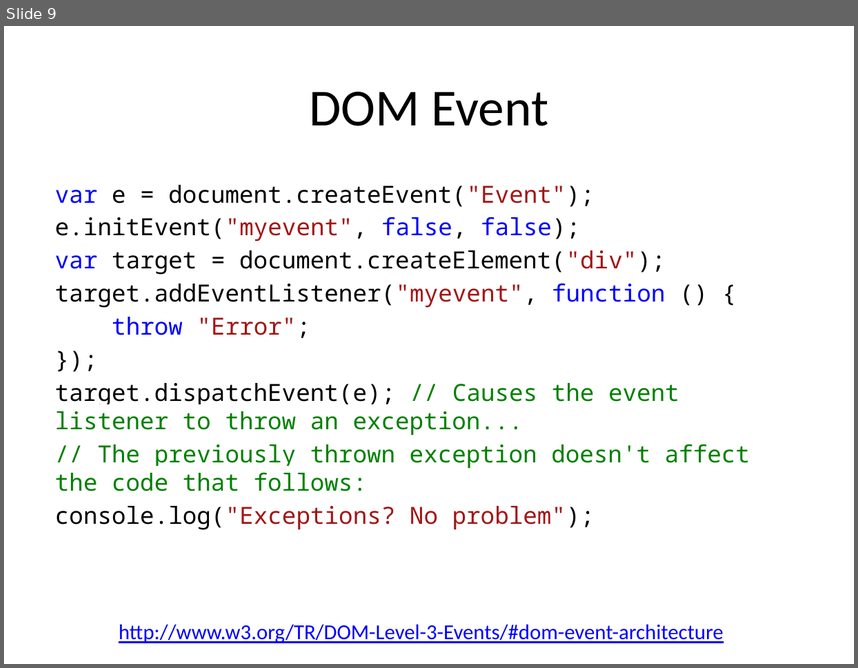
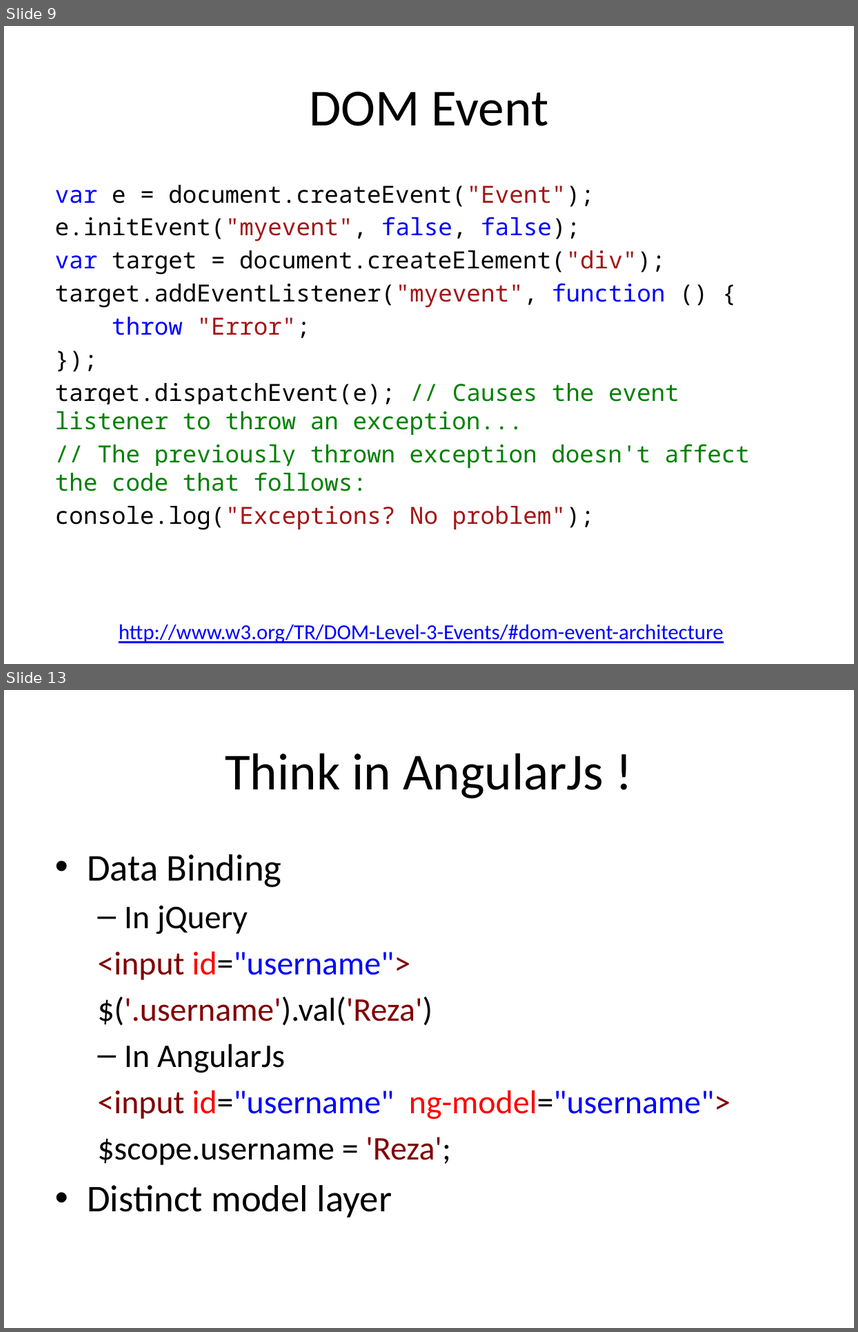
Before and after one commit to tasnim-reza/angularjs-class, a slide deck: class-2-Basic AngularJs/slides/basic angularjs.pptx. Shown one above the other, each under a label of ours: slide 9 before the commit, slides 9 and 13 after it; the slides between them are not shown. The pictures are 858x668 and 858x1332 pixels, drawn with LibreOffice and Linux fonts; fonts in the diff are those of the drawing. Boxes give left, top, right and bottom in pixels: in the first picture for what was removed or moved away, otherwise in the second. Text is boxed around its words. In the diff, an @@ line names an element or a change of style, - is before the commit and + after.

```diff
--- a/class-2-Basic AngularJs/slides/basic angularjs.pptx
+++ b/class-2-Basic AngularJs/slides/basic angularjs.pptx
@@ slide 13 added at (x1=4, y1=690, x2=854, y2=1328), background #FFFFFF @@
@@ title added at (x1=225, y1=753, x2=604, y2=798), 44 pt, text #000000 @@
+Think in AngularJs !
@@ text added at (x1=87, y1=854, x2=731, y2=1217), 28 pt, text #000000 @@
+• Data Binding
+  – In jQuery
+  <input id="username">
+  $('.username').val('Reza')
+  – In AngularJs
+  <input id="username" ng-model="username">
+  $scope.username = 'Reza';
+• Distinct model layer
```
Also in this commit, not shown: 1 slide changed, 26 other slides added, 8 other files.
